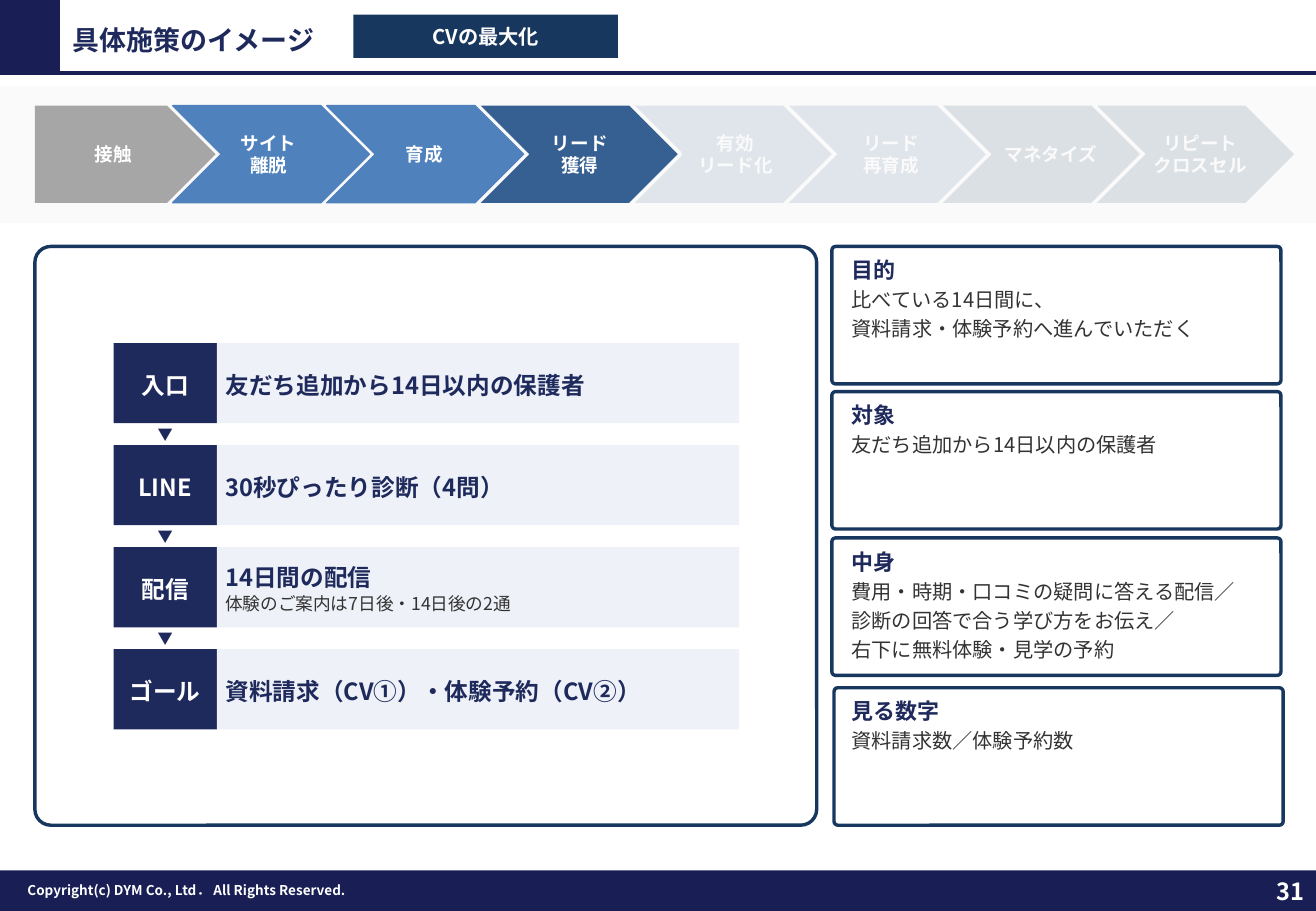
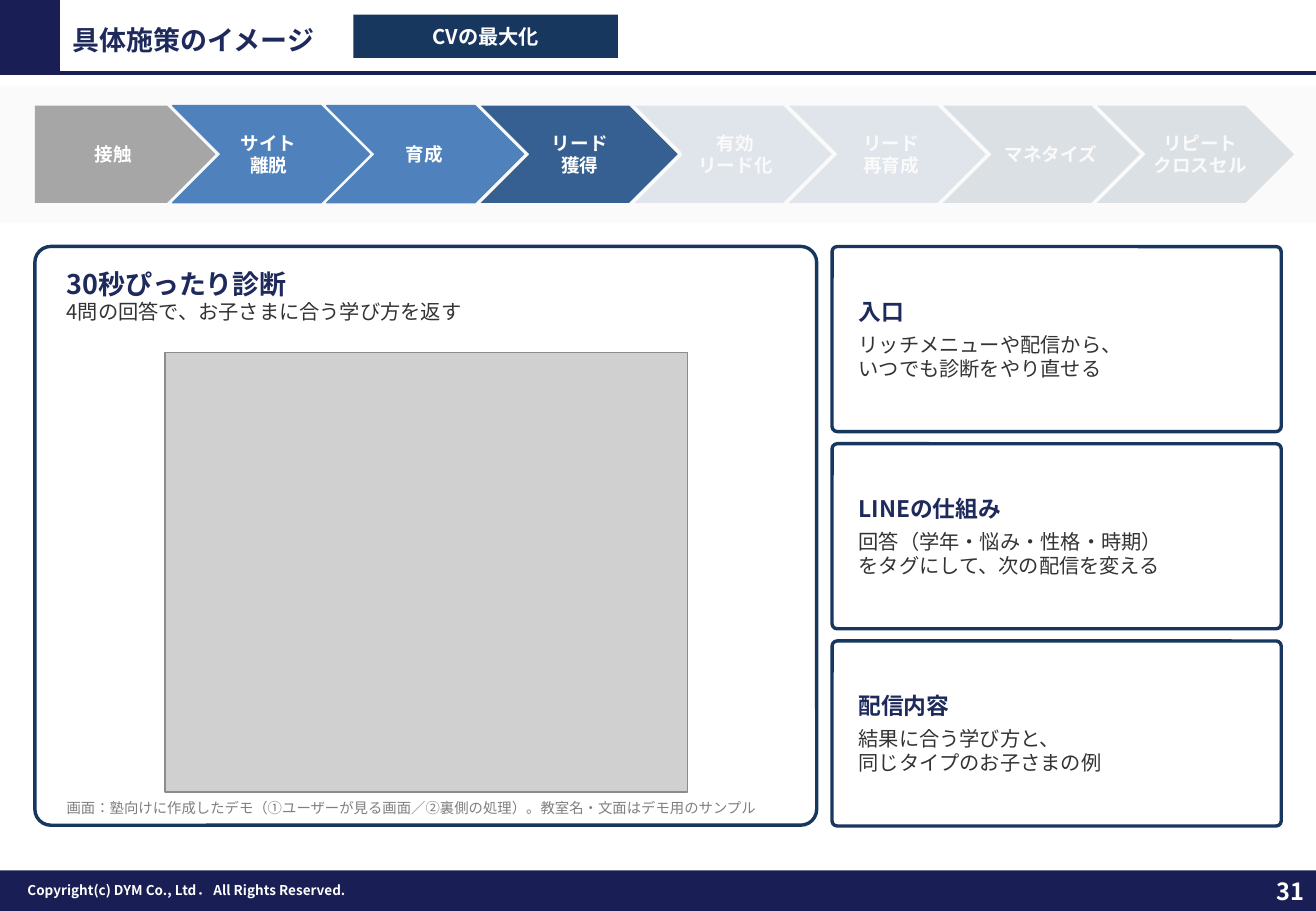
Before and after one commit to tonomura-r-dev/folder, a slide deck: slide 31 of 教育（塾）業界_LINE公式アカウント運用のご提案_新FMT版.pptx. Drawn at 1316x911 pixels with LibreOffice and Linux fonts; fonts in the diff are those of the drawing; grey boxes stand for pictures; background and template pictures are left out. Boxes give left, top, right and bottom in pixels: in the first picture for what was removed or moved away, otherwise in the second. Text is boxed around its words. In the diff, an @@ line names an element or a change of style, - is before the commit and + after.

```diff
--- a/教育（塾）業界_LINE公式アカウント運用のご提案_新FMT版.pptx
+++ b/教育（塾）業界_LINE公式アカウント運用のご提案_新FMT版.pptx
@@ rounded rectangle: place and size @@
-rounded rectangle at bbox=[832, 247, 1282, 384]
+rounded rectangle at bbox=[832, 247, 1282, 431]
@@ text removed at bbox=[851, 259, 1194, 338] @@
-目的
-比べている14日間に、
-資料請求・体験予約へ進んでいただく
@@ text added at bbox=[67, 271, 462, 321], 12 pt, text #333333 @@
+30秒ぴったり診断
+4問の回答で、お子さまに合う学び方を返す
@@ text added at bbox=[859, 302, 1122, 378], 12 pt, text #333333 @@
+入口
+リッチメニューや配信から、
+いつでも診断をやり直せる
@@ rectangle removed at bbox=[114, 343, 218, 423] @@
-入口
@@ picture added at bbox=[165, 352, 688, 792] @@
@@ rectangle removed at bbox=[216, 343, 739, 423] @@
-友だち追加から14日以内の保護者
@@ rounded rectangle removed at bbox=[832, 391, 1282, 529] @@
@@ text removed at bbox=[114, 422, 218, 446] @@
-▼
@@ rectangle removed at bbox=[114, 445, 218, 525] @@
-LINE
@@ rectangle removed at bbox=[216, 445, 739, 525] @@
-30秒ぴったり診断（4問）
@@ rounded rectangle: place and size @@
-rounded rectangle at bbox=[832, 538, 1282, 676]
+rounded rectangle at bbox=[832, 444, 1282, 628]
@@ text removed at bbox=[851, 435, 1157, 454] @@
-対象
-友だち追加から14日以内の保護者
@@ text added at bbox=[859, 498, 1162, 575], 12 pt, text #333333 @@
+LINEの仕組み
+回答（学年・悩み・性格・時期）
+をタグにして、次の配信を変える
@@ text removed at bbox=[114, 524, 218, 548] @@
-▼
@@ rectangle removed at bbox=[114, 547, 218, 627] @@
-配信
@@ rectangle removed at bbox=[216, 547, 739, 627] @@
-14日間の配信
-体験のご案内は7日後・14日後の2通
@@ text removed at bbox=[851, 551, 1235, 659] @@
-中身
-費用・時期・口コミの疑問に答える配信／
-診断の回答で合う学び方をお伝え／
-右下に無料体験・見学の予約
@@ text removed at bbox=[114, 626, 218, 650] @@
-▼
@@ rectangle removed at bbox=[114, 649, 218, 729] @@
-ゴール
@@ rectangle removed at bbox=[216, 649, 739, 729] @@
-資料請求（CV①）・体験予約（CV②）
@@ rounded rectangle: place and size @@
-rounded rectangle at bbox=[835, 688, 1284, 825]
+rounded rectangle at bbox=[832, 642, 1282, 826]
@@ text removed at bbox=[851, 700, 1073, 750] @@
-見る数字
-資料請求数／体験予約数
@@ text added at bbox=[859, 694, 1102, 772], 12 pt, text #333333 @@
+配信内容
+結果に合う学び方と、
+同じタイプのお子さまの例
@@ text added at bbox=[67, 801, 756, 814], 8.5 pt, text #7F7F7F @@
+画面：塾向けに作成したデモ（①ユーザーが見る画面／②裏側の処理）。教室名・文面はデモ用のサンプル
```
Also in this commit, not shown: 7 other slides changed, 11 other files.
